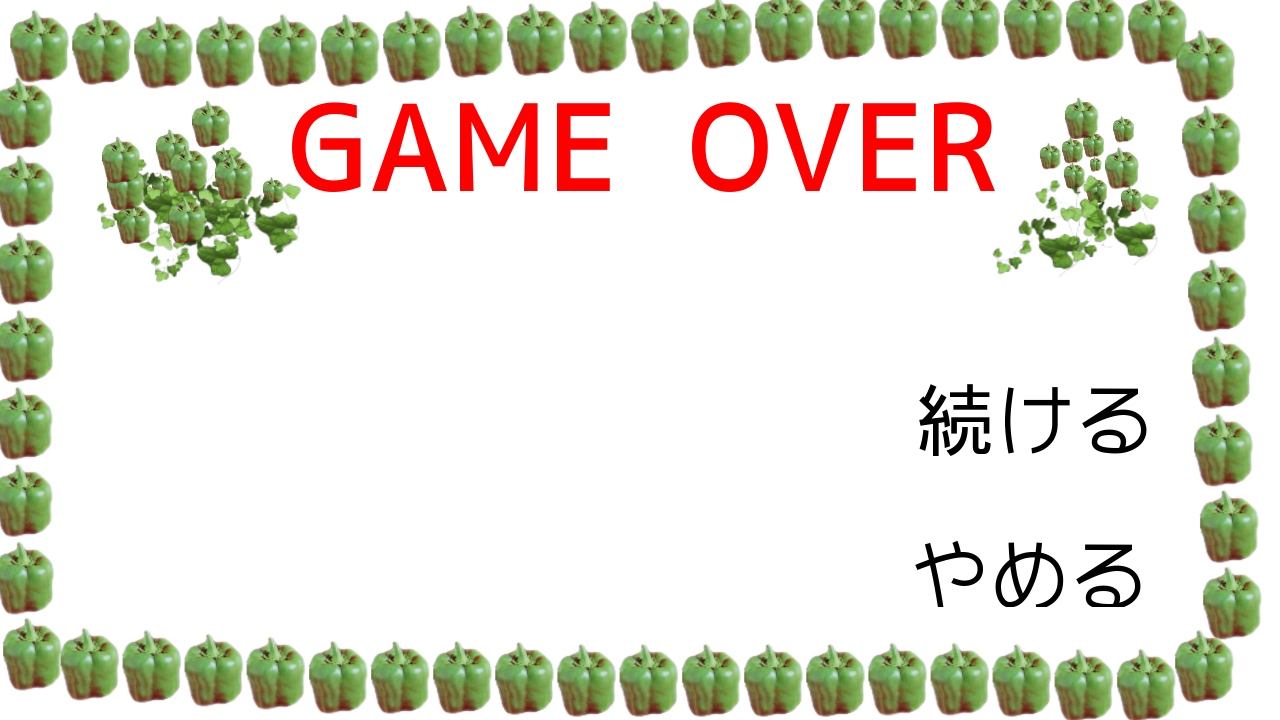
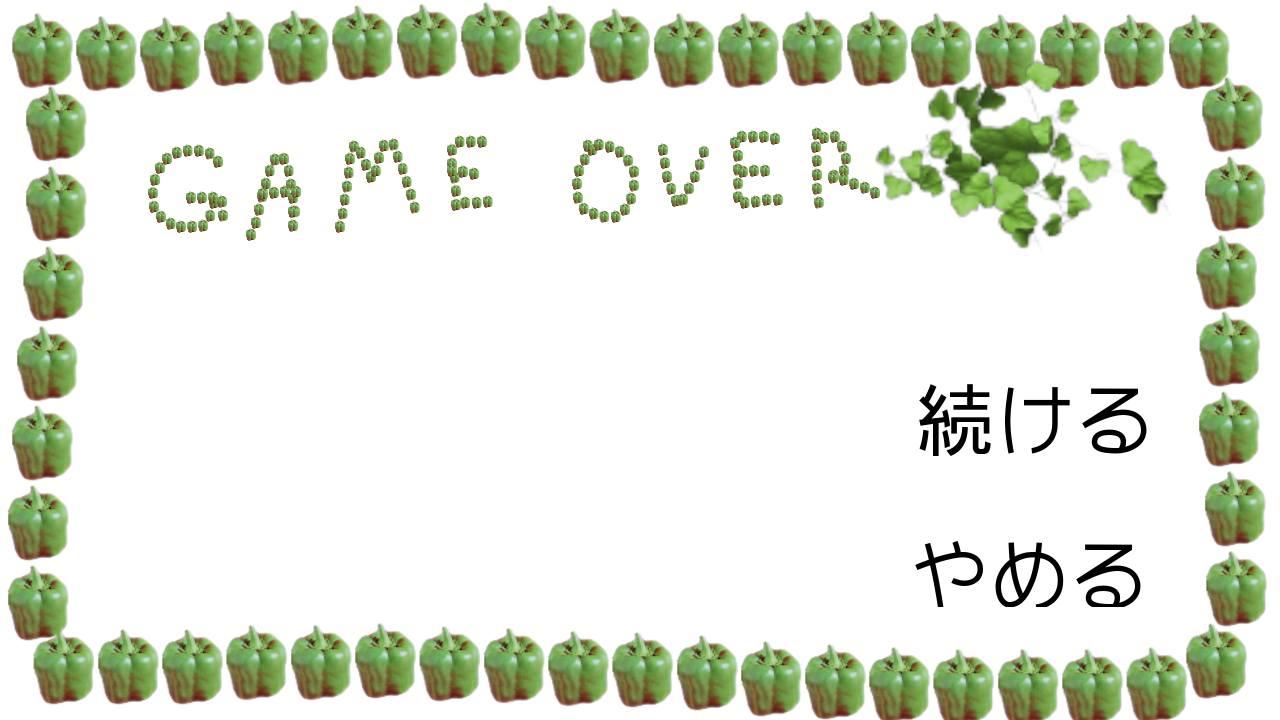
Two versions of the same layered image (1280 × 720). Layer-by-layer changes:
renamed "GAME OVER" to (unnamed layer), painted on it over box(292, 102, 995, 192)
painted on "背景" over box(0, 0, 1268, 720)
